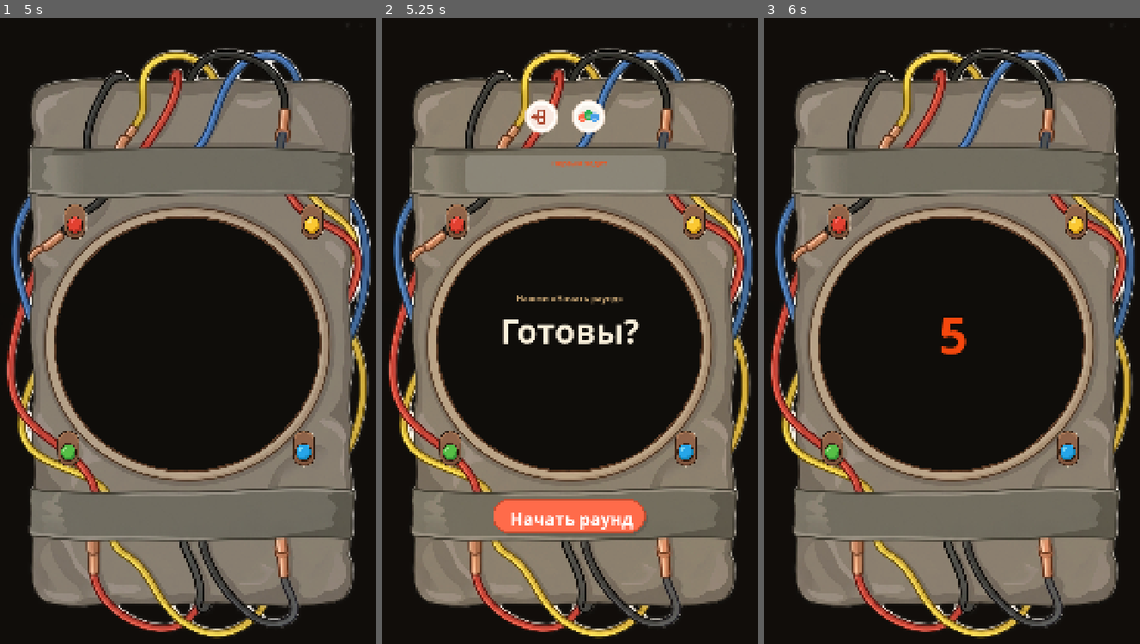
Above: before the commit, frames 1-3 (left to right).
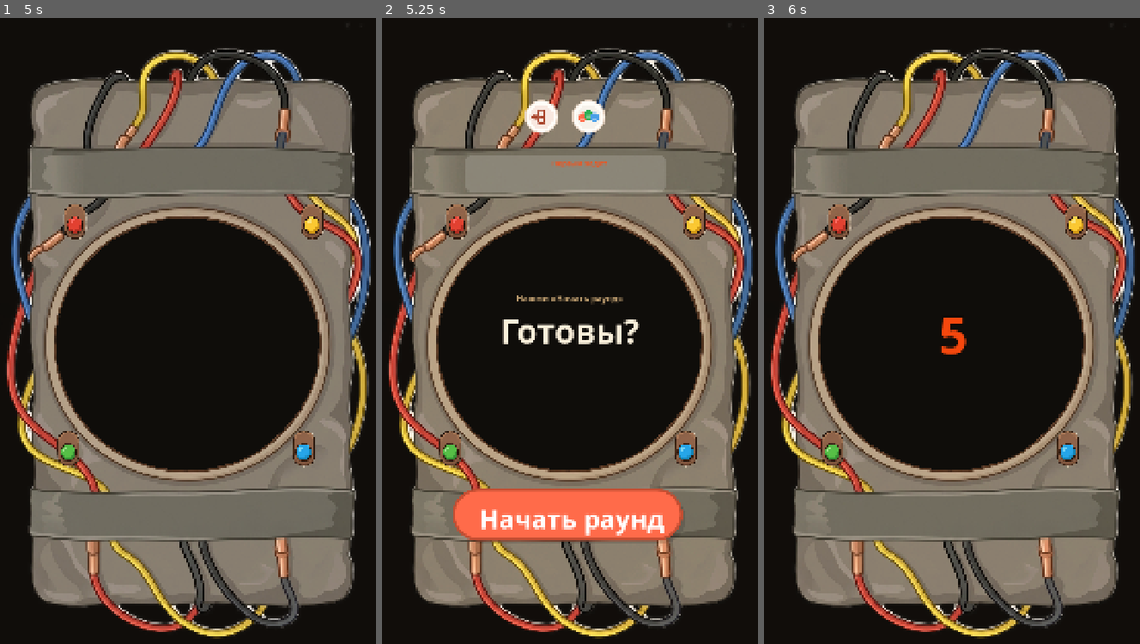
Above: after the commit, the same moments.

Repository: GGamezebo/GodBomb
Game: Godot game, scene res://src/contexts/game_context/game_context.tscn
The game is run twice, just before and just after one commit, with the same random seed, the same clock (stepped at 60 frames per second) and the same inputs. This scene is started directly instead of the project's main scene.
Inputs (mouse positions are in pixels of both pictures, inside the frame that each line leads up to):
- Up to frame 1 (5 s): tap Enter at 0.5, 0.6, 2, 2.1, 3.5, 3.6 s; move the mouse to (274, 312) at 0.52 s; click (274, 312) at 0.67 s; tap Space at 1.25, 2.75, 4.25 s; drag from (109, 381) to (169, 481) at 1.27 s; move the mouse to (225, 193) at 2.02 s; click (225, 193) at 2.17 s; drag from (169, 481) to (71, 243) at 2.77 s; move the mouse to (304, 449) at 3.52 s; click (304, 449) at 3.67 s; drag from (71, 243) to (131, 174) at 4.27 s
- Up to frame 2 (5.25 s): move the mouse to (588, 343) at 5.02 s; tap Enter at 5.1 s; click (588, 343) at 5.17 s
- Up to frame 3 (6 s): click "Начать раунд" at 5.75 s

Frame 1 is identical in both runs. In frame 2, 3.7% of the frame differs, in the area x 18-81%, y 75-84%; in frame 3, nothing differs.
Error in both runs: Out of bounds get index '0' (on base: 'Array[GamePlayer]') (res://src/contexts/game_context/game_logic/game_session.gd:142)

Commit message:
buttons editing

Diff:
--- a/src/contexts/game_context/game_context.tscn
+++ b/src/contexts/game_context/game_context.tscn
@@ -219,10 +219,10 @@
 visible = false
 z_index = 5
 layout_mode = 0
-offset_left = 325.0
-offset_top = 1388.0
-offset_right = 765.0
-offset_bottom = 1508.0
+offset_left = 215.0
+offset_top = 1358.0
+offset_right = 875.0
+offset_bottom = 1538.0
 texture_normal = ExtResource("28")
 ignore_texture_size = true
 stretch_mode = 5
@@ -235,6 +235,7 @@
 grow_horizontal = 2
 grow_vertical = 2
 theme_type_variation = &"Hero"
+theme_override_font_sizes/font_size = 72
 text = "Начать раунд"
 horizontal_alignment = 1
 vertical_alignment = 1
--- a/src/contexts/game_context/ui/battle_player_lobby_overlay.tscn
+++ b/src/contexts/game_context/ui/battle_player_lobby_overlay.tscn
@@ -82,10 +82,10 @@
 [node name="DoneButton" type="TextureButton" parent="Root/LayoutHost/ScaledContent"]
 z_index = 4
 layout_mode = 0
-offset_left = 325.0
-offset_top = 1388.0
-offset_right = 765.0
-offset_bottom = 1508.0
+offset_left = 215.0
+offset_top = 1358.0
+offset_right = 875.0
+offset_bottom = 1538.0
 texture_normal = ExtResource("5")
 ignore_texture_size = true
 stretch_mode = 5
@@ -98,6 +98,7 @@
 grow_horizontal = 2
 grow_vertical = 2
 theme_type_variation = &"Hero"
+theme_override_font_sizes/font_size = 72
 text = "ГОТОВО"
 horizontal_alignment = 1
 vertical_alignment = 1
--- a/src/contexts/menu_context/menu_context.tscn
+++ b/src/contexts/menu_context/menu_context.tscn
@@ -128,10 +128,10 @@
 [node name="StartButton" type="TextureButton" parent="BackgroundBomb/ScaledContent" unique_id=1243521563]
 z_index = 4
 layout_mode = 0
-offset_left = 325.0
-offset_top = 1388.0
-offset_right = 765.0
-offset_bottom = 1508.0
+offset_left = 215.0
+offset_top = 1358.0
+offset_right = 875.0
+offset_bottom = 1538.0
 disabled = true
 texture_normal = ExtResource("8")
 texture_disabled = ExtResource("9")
@@ -146,6 +146,7 @@
 grow_horizontal = 2
 grow_vertical = 2
 theme_type_variation = &"Hero"
+theme_override_font_sizes/font_size = 72
 text = "СТАРТ"
 horizontal_alignment = 1
 vertical_alignment = 1
--- a/src/features/menu/exit_confirm_dialog.gd
+++ b/src/features/menu/exit_confirm_dialog.gd
@@ -4,21 +4,29 @@
 signal confirmed
 signal cancelled
 
+const PANEL_SIDE_MARGIN := 32.0
+
 @export var message_label: Label
 @export var cancel_button: Button
 @export var confirm_button: Button
 
+var _panel: PanelContainer
+
 
 func _ready() -> void:
 	visible = false
+	_panel = get_node_or_null("Panel") as PanelContainer
 	if cancel_button:
 		cancel_button.pressed.connect(_on_cancel_pressed)
 	if confirm_button:
 		confirm_button.pressed.connect(_on_confirm_pressed)
+	resized.connect(_apply_panel_layout)
+	call_deferred("_apply_panel_layout")
 	call_deferred("_update_modal_layer_visibility")
 
 
 func open() -> void:
+	_apply_panel_layout()
 	visible = true
 	_show_modal_layer()
 
@@ -60,3 +68,18 @@
 			layer.visible = true
 			return
 	layer.visible = false
+
+
+func _apply_panel_layout() -> void:
+	set_anchors_and_offsets_preset(Control.PRESET_FULL_RECT)
+	if not _panel:
+		return
+	var viewport_size := get_viewport_rect().size
+	var panel_size := maxf(320.0, viewport_size.x - PANEL_SIDE_MARGIN * 2.0)
+	_panel.set_anchors_preset(Control.PRESET_CENTER)
+	_panel.offset_left = -panel_size * 0.5
+	_panel.offset_top = -panel_size * 0.5
+	_panel.offset_right = panel_size * 0.5
+	_panel.offset_bottom = panel_size * 0.5
+	_panel.grow_horizontal = Control.GROW_DIRECTION_BOTH
+	_panel.grow_vertical = Control.GROW_DIRECTION_BOTH
--- a/src/features/menu/exit_confirm_dialog.tscn
+++ b/src/features/menu/exit_confirm_dialog.tscn
@@ -31,29 +31,27 @@
 anchor_top = 0.5
 anchor_right = 0.5
 anchor_bottom = 0.5
-offset_left = -320.0
-offset_top = -180.0
-offset_right = 320.0
-offset_bottom = 180.0
+grow_horizontal = 2
+grow_vertical = 2
 
 [node name="Margin" type="MarginContainer" parent="Panel"]
 layout_mode = 2
-theme_override_constants/margin_left = 28
-theme_override_constants/margin_top = 28
-theme_override_constants/margin_right = 28
-theme_override_constants/margin_bottom = 28
+theme_override_constants/margin_left = 48
+theme_override_constants/margin_top = 48
+theme_override_constants/margin_right = 48
+theme_override_constants/margin_bottom = 48
 
 [node name="VBox" type="VBoxContainer" parent="Panel/Margin"]
 layout_mode = 2
-theme_override_constants/separation = 24
+theme_override_constants/separation = 28
 alignment = 1
 
 [node name="Message" type="Label" parent="Panel/Margin/VBox"]
 layout_mode = 2
-theme_type_variation = &"Title"
+theme_type_variation = &"ModalTitle"
 text = "Вы действительно хотите закончить игру?"
 horizontal_alignment = 1
-autowrap_mode = 2
+autowrap_mode = 3
 
 [node name="Buttons" type="HBoxContainer" parent="Panel/Margin/VBox"]
 layout_mode = 2
@@ -61,13 +59,15 @@
 alignment = 1
 
 [node name="CancelButton" type="Button" parent="Panel/Margin/VBox/Buttons"]
-custom_minimum_size = Vector2(180, 56)
+custom_minimum_size = Vector2(0, 180)
 layout_mode = 2
 size_flags_horizontal = 3
+theme_type_variation = &"ModalButton"
 text = "Отмена"
 
 [node name="ConfirmButton" type="Button" parent="Panel/Margin/VBox/Buttons"]
-custom_minimum_size = Vector2(180, 56)
+custom_minimum_size = Vector2(0, 180)
 layout_mode = 2
 size_flags_horizontal = 3
+theme_type_variation = &"ModalButton"
 text = "Да"
--- a/src/features/menu/rules_window.tscn
+++ b/src/features/menu/rules_window.tscn
@@ -66,7 +66,7 @@
 scroll_active = false
 
 [node name="CloseButton" type="Button" parent="Panel/Margin/VBox"]
-custom_minimum_size = Vector2(0, 96)
+custom_minimum_size = Vector2(0, 180)
 layout_mode = 2
 theme_type_variation = &"ModalButton"
 text = "Закрыть"
--- a/src/features/menu/settings_window.tscn
+++ b/src/features/menu/settings_window.tscn
@@ -150,13 +150,13 @@
 autowrap_mode = 3
 
 [node name="ResetButton" type="Button" parent="Panel/Margin/VBox/Scroll/Content"]
-custom_minimum_size = Vector2(0, 96)
+custom_minimum_size = Vector2(0, 180)
 layout_mode = 2
 theme_type_variation = &"ModalButton"
 text = "Сбросить прогресс"
 
 [node name="CloseButton" type="Button" parent="Panel/Margin/VBox"]
-custom_minimum_size = Vector2(0, 96)
+custom_minimum_size = Vector2(0, 180)
 layout_mode = 2
 theme_type_variation = &"ModalButton"
 text = "Закрыть"
--- a/src/features/player_selection/edit_player_window.tscn
+++ b/src/features/player_selection/edit_player_window.tscn
@@ -98,21 +98,21 @@
 theme_override_constants/separation = 20
 
 [node name="CancelButton" type="Button" parent="Panel/Margin/VBox/Buttons"]
-custom_minimum_size = Vector2(220, 96)
+custom_minimum_size = Vector2(0, 180)
 layout_mode = 2
 size_flags_horizontal = 3
 theme_type_variation = &"ModalButton"
 text = "Отмена"
 
 [node name="ApplyButton" type="Button" parent="Panel/Margin/VBox/Buttons"]
-custom_minimum_size = Vector2(220, 96)
+custom_minimum_size = Vector2(0, 180)
 layout_mode = 2
 size_flags_horizontal = 3
 theme_type_variation = &"ModalButton"
 text = "Применить"
 
 [node name="OkButton" type="Button" parent="Panel/Margin/VBox/Buttons"]
-custom_minimum_size = Vector2(220, 96)
+custom_minimum_size = Vector2(0, 180)
 layout_mode = 2
 size_flags_horizontal = 3
 theme_type_variation = &"ModalButton"
--- a/src/ui/god_bomb_ui.theme.tres
+++ b/src/ui/god_bomb_ui.theme.tres
@@ -58,6 +58,57 @@
 corner_radius_top_right = 24
 corner_radius_bottom_right = 24
 corner_radius_bottom_left = 24
+
+[sub_resource type="StyleBoxFlat" id="Style_modal_button_disabled"]
+content_margin_left = 28.0
+content_margin_top = 18.0
+content_margin_right = 28.0
+content_margin_bottom = 18.0
+bg_color = Color(0.74, 0.7, 0.66, 1)
+border_width_left = 3
+border_width_top = 3
+border_width_right = 3
+border_width_bottom = 3
+border_color = Color(0.6, 0.56, 0.52, 1)
+corner_radius_top_left = 90
+corner_radius_top_right = 90
+corner_radius_bottom_right = 90
+corner_radius_bottom_left = 90
+
+[sub_resource type="StyleBoxFlat" id="Style_modal_button_normal"]
+content_margin_left = 28.0
+content_margin_top = 18.0
+content_margin_right = 28.0
+content_margin_bottom = 18.0
+bg_color = Color(1, 0.419608, 0.290196, 1)
+border_width_left = 3
+border_width_top = 3
+border_width_right = 3
+border_width_bottom = 3
+border_color = Color(0.768627, 0.305882, 0.196078, 1)
+corner_radius_top_left = 90
+corner_radius_top_right = 90
+corner_radius_bottom_right = 90
+corner_radius_bottom_left = 90
+shadow_color = Color(0, 0, 0, 0.14)
+shadow_size = 8
+shadow_offset = Vector2(0, 4)
+
+[sub_resource type="StyleBoxFlat" id="Style_modal_button_pressed"]
+content_margin_left = 28.0
+content_margin_top = 18.0
+content_margin_right = 28.0
+content_margin_bottom = 18.0
+bg_color = Color(0.86, 0.32, 0.18, 1)
+border_width_left = 3
+border_width_top = 3
+border_width_right = 3
+border_width_bottom = 3
+border_color = Color(0.62, 0.22, 0.12, 1)
+corner_radius_top_left = 90
+corner_radius_top_right = 90
+corner_radius_bottom_right = 90
+corner_radius_bottom_left = 90
 
 [sub_resource type="SystemFont" id="Font_semibold"]
 font_names = PackedStringArray("Fredoka", "Nunito", "Rubik", "Roboto", "Noto Sans", "Segoe UI", "Arial")
@@ -255,7 +306,13 @@
 ModalMuted/base_type = &"Muted"
 ModalMuted/font_sizes/font_size = 32
 ModalButton/base_type = &"Button"
-ModalButton/font_sizes/font_size = 42
+ModalButton/font_sizes/font_size = 48
+ModalButton/fonts/font = SubResource("Font_bold")
+ModalButton/styles/disabled = SubResource("Style_modal_button_disabled")
+ModalButton/styles/focus = SubResource("Style_modal_button_normal")
+ModalButton/styles/hover = SubResource("Style_modal_button_normal")
+ModalButton/styles/normal = SubResource("Style_modal_button_normal")
+ModalButton/styles/pressed = SubResource("Style_modal_button_pressed")
 ModalCheckBox/base_type = &"CheckBox"
 ModalCheckBox/font_sizes/font_size = 38
 ModalCheckBox/constants/h_separation = 24
